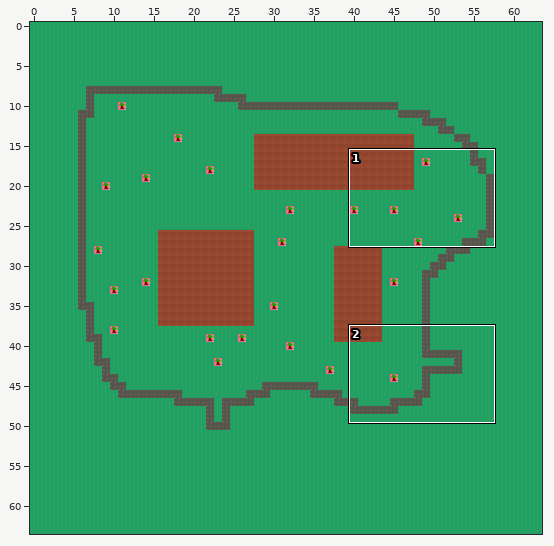
Tiled map -- assets/tiled/mapFarm2.tmx. Above: a wide view before the commit, with the close-up outlined.
Close-up. Before the edit:
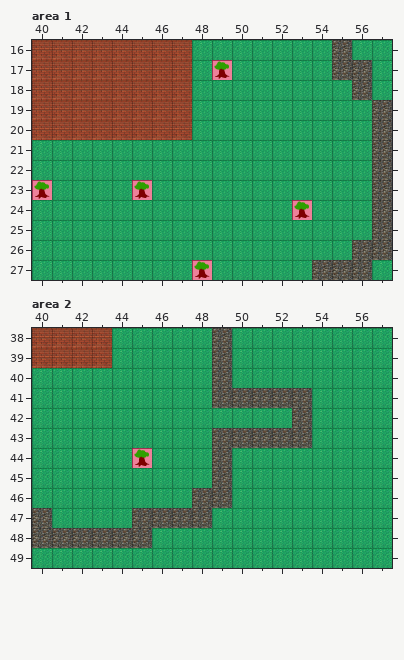
Cells are 64x64 px. Shown: area 1 x 40..57, y 16..27; area 2 x 40..57, y 38..49. The commit also changed other parts of the map, which this record leaves out.
Now the later version:
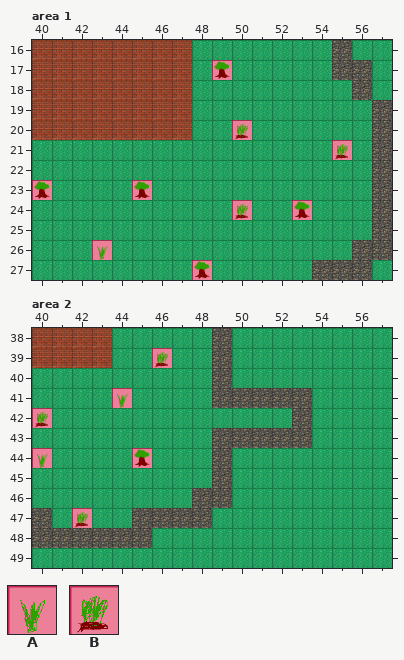
Key: from "tileset": A 18, B 26.
_ is an empty cell.
Change:
Layer "walls", area 1:
Tile A now appears in row 26 at x 43.
Tile B now appears in row 20 at x 50; in row 21 at x 55; in row 24 at x 50.
Layer "walls", area 2:
Tile A now appears in row 41 at x 44; in row 44 at x 40.
Tile B now appears in row 39 at x 46; in row 42 at x 40; in row 47 at x 42.
